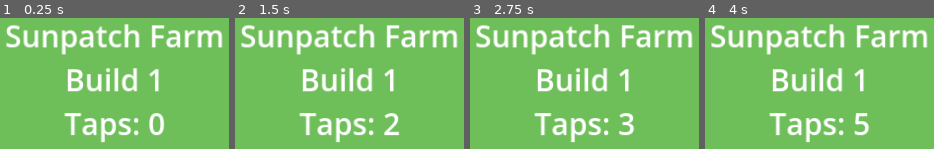
Above: before the commit, frames 1-4 (left to right).
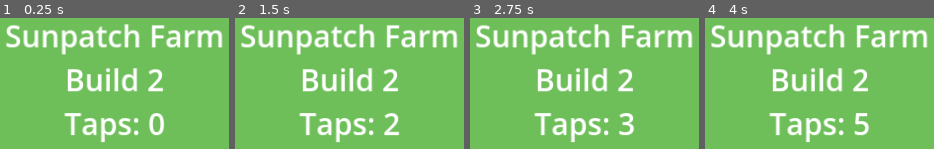
Above: after the commit, the same moments.

Repository: TheRealJaXx/sunpatch-farm
Game: Godot game, scene res://main.tscn
The game is run twice, just before and just after one commit, with the same random seed, the same clock (stepped at 60 frames per second) and the same inputs.
Inputs (mouse positions are in pixels of both pictures, inside the frame that each line leads up to):
- Up to frame 1 (0.25 s): no input
- Up to frame 2 (1.5 s): tap Enter at 0.5 s; move the mouse to (outside the picture) at 0.52 s; click (outside the picture) at 0.67 s; tap Space at 1.25 s; move the mouse to (outside the picture) at 1.27 s; click (outside the picture) at 1.42 s
- Up to frame 3 (2.75 s): tap Enter at 2 s; move the mouse to (outside the picture) at 2.02 s; click (outside the picture) at 2.17 s
- Up to frame 4 (4 s): tap Space at 2.75 s; move the mouse to (outside the picture) at 2.77 s; click (outside the picture) at 2.92 s; tap Enter at 3.5 s; move the mouse to (outside the picture) at 3.52 s; click (outside the picture) at 3.67 s

The runs differ from the first frame. In frame 1, 0.6% of the frame differs, in the area x 64-72%, y 38-57%; in frame 2, 0.6%; in frame 3, 0.6%; in frame 4, 0.6%.

Commit message:
Update main.gd

Diff:
--- a/main.gd
+++ b/main.gd
@@ -1,30 +1,30 @@
 extends Control
 
-const BUILD_NUMBER := 1
+const BUILD_NUMBER := 2
 
 var taps := 0
 var label: Label
 
 func _ready() -> void:
-	var bg := ColorRect.new()
-	bg.color = Color(0.43, 0.75, 0.35)
-	bg.set_anchors_preset(Control.PRESET_FULL_RECT)
-	bg.mouse_filter = Control.MOUSE_FILTER_IGNORE
-	add_child(bg)
+    var bg := ColorRect.new()
+    bg.color = Color(0.43, 0.75, 0.35)
+    bg.set_anchors_preset(Control.PRESET_FULL_RECT)
+    bg.mouse_filter = Control.MOUSE_FILTER_IGNORE
+    add_child(bg)
 
-	label = Label.new()
-	label.set_anchors_preset(Control.PRESET_FULL_RECT)
-	label.horizontal_alignment = HORIZONTAL_ALIGNMENT_CENTER
-	label.vertical_alignment = VERTICAL_ALIGNMENT_CENTER
-	label.mouse_filter = Control.MOUSE_FILTER_IGNORE
-	label.add_theme_font_size_override("font_size", 48)
-	add_child(label)
-	_refresh()
+    label = Label.new()
+    label.set_anchors_preset(Control.PRESET_FULL_RECT)
+    label.horizontal_alignment = HORIZONTAL_ALIGNMENT_CENTER
+    label.vertical_alignment = VERTICAL_ALIGNMENT_CENTER
+    label.mouse_filter = Control.MOUSE_FILTER_IGNORE
+    label.add_theme_font_size_override("font_size", 48)
+    add_child(label)
+    _refresh()
 
 func _input(event: InputEvent) -> void:
-	if event is InputEventMouseButton and event.pressed:
-		taps += 1
-		_refresh()
+    if event is InputEventMouseButton and event.pressed:
+        taps += 1
+        _refresh()
 
 func _refresh() -> void:
-	label.text = "Sunpatch Farm\nBuild %d\nTaps: %d" % [BUILD_NUMBER, taps]
+    label.text = "Sunpatch Farm\nBuild %d\nTaps: %d" % [BUILD_NUMBER, taps]
